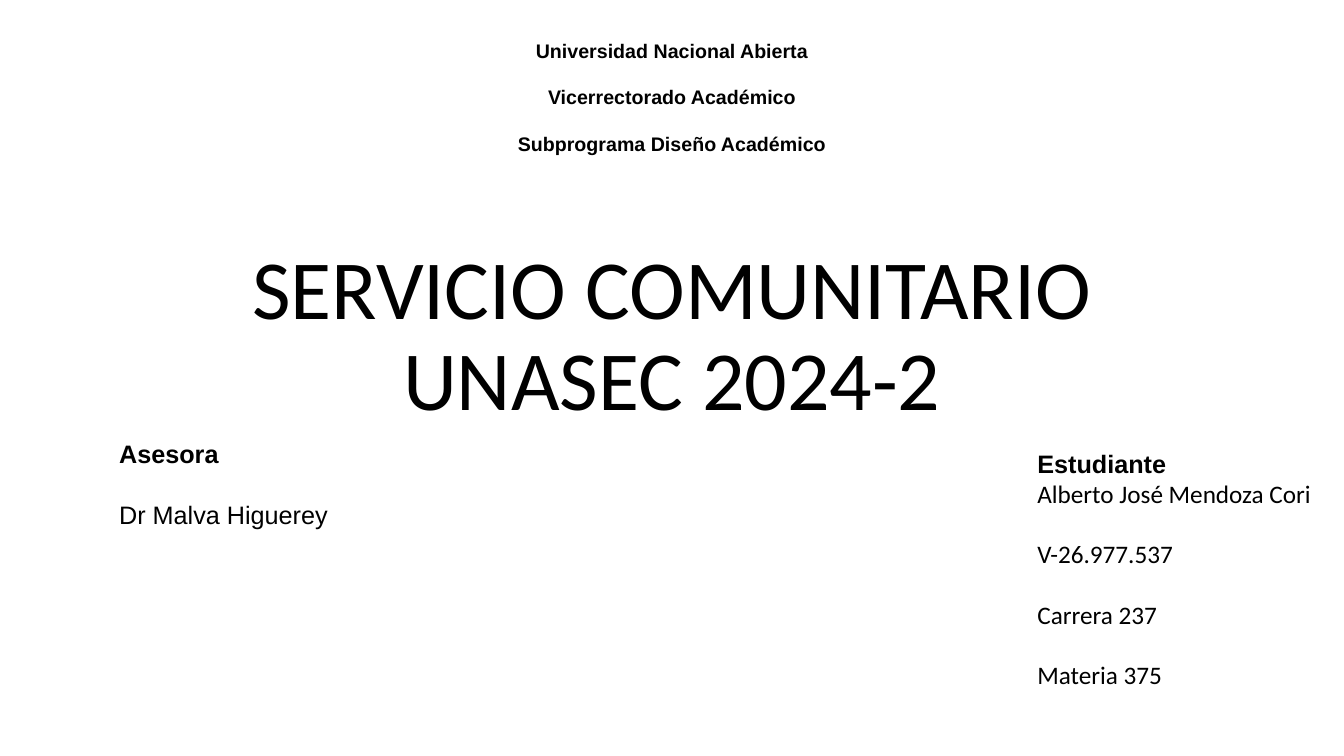
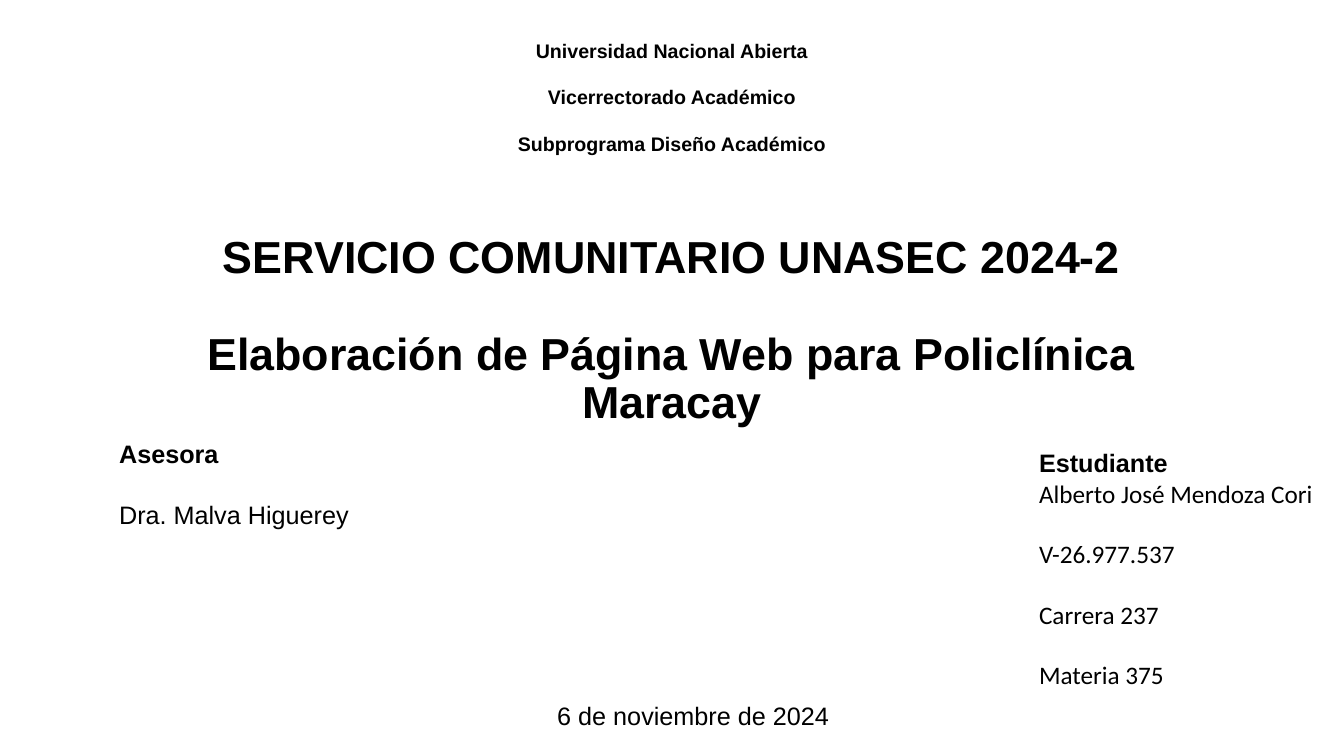
Before and after one commit to Aj4Mc/Pasantia, a slide deck: slide 1 of Presentacion servicio comunitario.pptm. Drawn at 1344x756 pixels with LibreOffice and Linux fonts; fonts in the diff are those of the drawing. Boxes give left, top, right and bottom in pixels: in the first picture for what was removed or moved away, otherwise in the second. Text is boxed around its words. In the diff, an @@ line names an element or a change of style, - is before the commit and + after.

```diff
--- a/Presentacion servicio comunitario.pptm
+++ b/Presentacion servicio comunitario.pptm
@@ title at (207, 241, 1134, 427): text changed; size 60 to 32 pt; font Calibri to Arial; bold on @@
-SERVICIO COMUNITARIO UNASEC 2024-2
+SERVICIO COMUNITARIO UNASEC 2024-2
+Elaboración de Página Web para Policlínica Maracay
@@ text at (119, 505, 349, 530): text changed @@
-Dr Malva Higuerey
+Dra. Malva Higuerey
@@ text added at (557, 706, 829, 726), 18 pt, text #000000 @@
+6 de noviembre de 2024
```
Also in this commit, not shown: 4 other slides changed.
